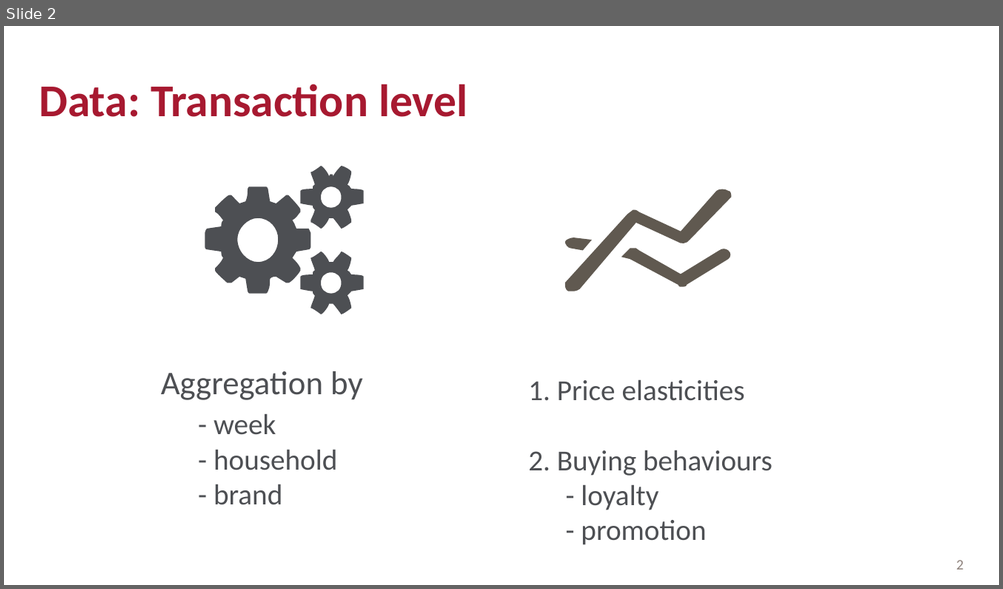
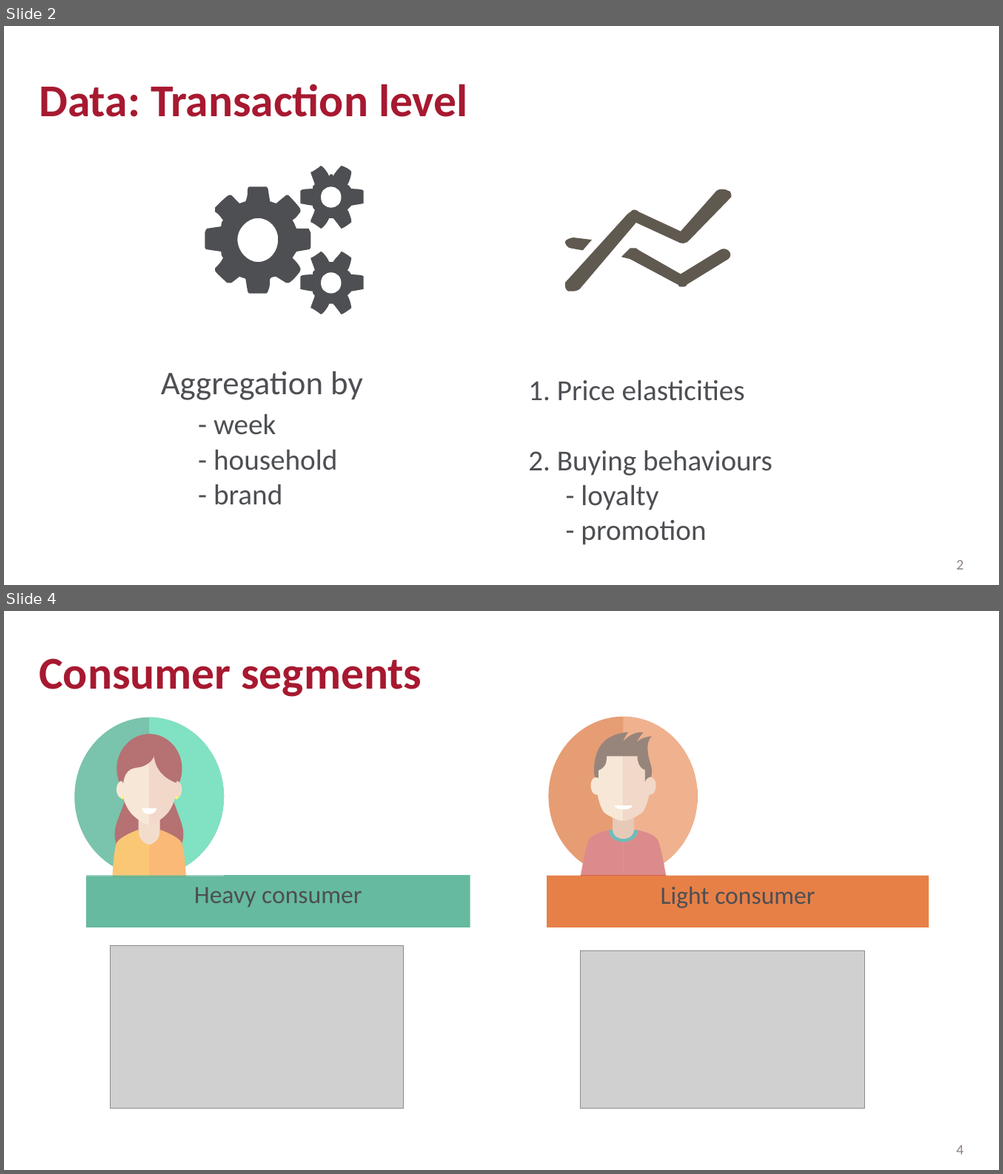
Before and after one commit to Jim89/retailGroupProject, a slide deck: Instant Coffee V4.pptx. Shown one above the other, each under a label of ours: slide 2 before the commit, slides 2 and 4 after it; the slides between them are not shown. The pictures are 1003x589 and 1003x1174 pixels, drawn with LibreOffice and Linux fonts; fonts in the diff are those of the drawing; grey boxes stand for pictures. Boxes give left, top, right and bottom in pixels: in the first picture for what was removed or moved away, otherwise in the second. Text is boxed around its words. In the diff, an @@ line names an element or a change of style, - is before the commit and + after.

```diff
--- a/Instant Coffee V4.pptx
+++ b/Instant Coffee V4.pptx
@@ slide 4 added at (4, 611, 999, 1170), background #FFFFFF; not listed: 1 template element that a slide beside it also shows @@
@@ title added at (39, 658, 421, 697), 44 pt, text #A71930, bold @@
+Consumer segments
@@ group added at (74, 716, 928, 1109): 29 freeform shapes, 4 rectangles, 2 pictures @@
+Light consumer
+Heavy consumer
```
Also in this commit, not shown: 3 slides changed, 1 slide removed.
